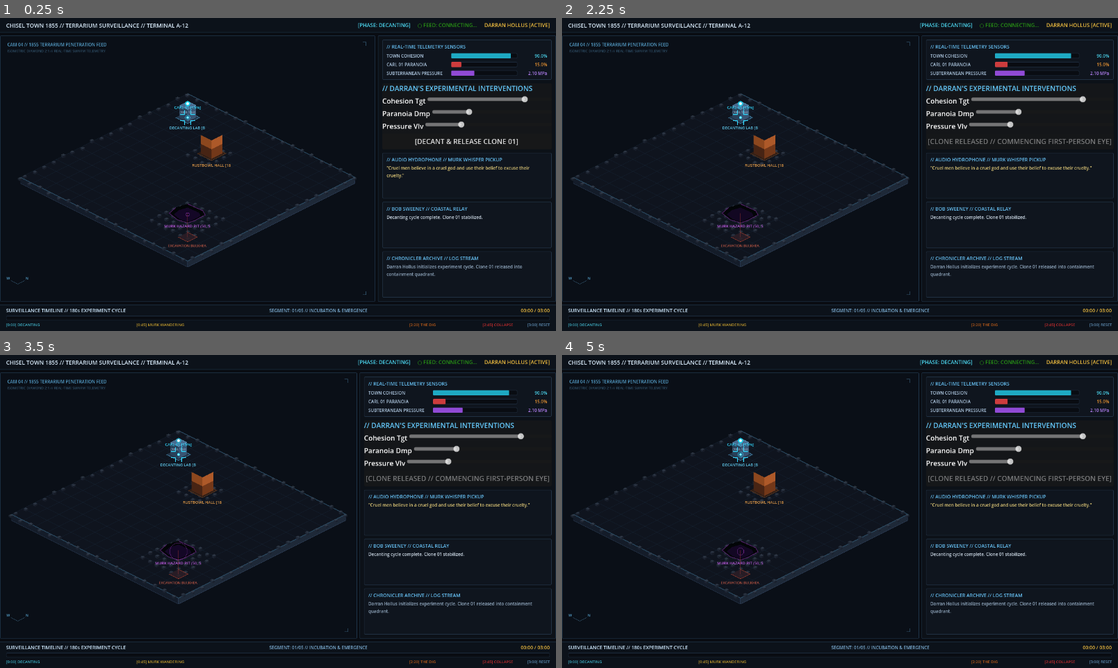
Above: before the commit, frames 1-4 (two rows, left to right).
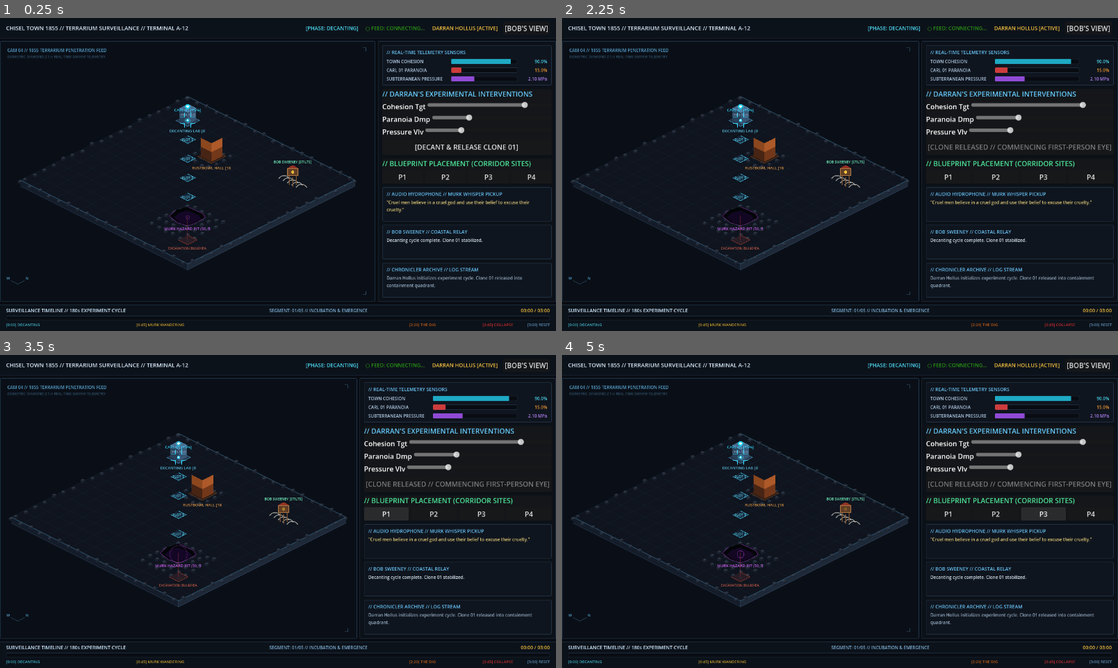
Above: after the commit, the same moments.

Repository: InBrewJ/chisel.town
Game: Godot game, scene res://scenes/Terminal.tscn
The game is run twice, just before and just after one commit, with the same random seed, the same clock (stepped at 60 frames per second) and the same inputs.
Inputs (mouse positions are in pixels of both pictures, inside the frame that each line leads up to):
- Up to frame 1 (0.25 s): no input
- Up to frame 2 (2.25 s): click (1090, 27) at 0.5 s, where only the run after the commit has a clickable "[BOB'S VIEW]"; click (1090, 27) at 1.25 s, where only the run after the commit has a clickable "[TOWN MAP]"; click "[DECANT & RELEASE CLONE 01]" at 2 s
- Up to frame 3 (3.5 s): click (383, 514) at 2.75 s, where only the run after the commit has a clickable "P1"
- Up to frame 4 (5 s): click (995, 514) at 3.5 s, where only the run after the commit has a clickable "P2"; click (1045, 514) at 4.25 s, where only the run after the commit has a clickable "P3"

The runs differ from the first frame. In frame 1, 10% of the frame differs, in the area x 0-100%, y 1-87%; in frame 2, 11%; in frame 3, 11%; in frame 4, 11%.

Commit message:
feat(frontend): add site placement selector and Bob's stilt cabin map marker

Diff:
--- a/frontend/scripts/IsometricViewport.gd
+++ b/frontend/scripts/IsometricViewport.gd
@@ -33,6 +33,16 @@
 
 # Swarm block seeds for terrain deformation
 var _swarm_block_coords: Array[Vector2] = []
+
+# Street Sites and Landmarks
+const SITE_COORDS = [
+	Vector2(18.0, 18.0),
+	Vector2(26.0, 26.0),
+	Vector2(34.0, 34.0),
+	Vector2(42.0, 42.0)
+]
+const BOB_CABIN_COORD = Vector2(58.0, 14.0)
+var placed_buildings: Array = []
 
 func _init() -> void:
 	if ClassDB.class_exists("SwarmLattice"):
@@ -94,10 +104,15 @@
 		elif typeof(raw_pos) == TYPE_VECTOR2:
 			carl_target_pos = raw_pos
 
+	if state.has("town_buildings"):
+		placed_buildings = state["town_buildings"]
+
 	# If in ColdReset or fresh Decanting rollover, reset trail
 	if story_phase == "ColdReset" or (story_phase == "Decanting" and elapsed_seconds < 1.0):
 		_carl_trail.clear()
 		carl_current_pos = carl_target_pos
+
+	queue_redraw()
 
 func _process(delta: float) -> void:
 	_anim_time += delta
@@ -185,6 +200,9 @@
 	_draw_rustbowl_hall(origin)
 	_draw_murk_hazard_pit(origin)
 	_draw_excavation_site(origin)
+	_draw_street_site_plots(origin)
+	_draw_placed_buildings(origin)
+	_draw_bobs_stilt_cabin(origin)
 
 	# 6. Carl 01 Path History & Tracked Agent Reticle
 	_draw_carl_trail(origin)
@@ -539,3 +557,103 @@
 	# Bottom-Right
 	draw_line(Vector2(size.x - 20, size.y - 15), Vector2(size.x - 20 - ch_len, size.y - 15), hud_dim, 1.0)
 	draw_line(Vector2(size.x - 20, size.y - 15), Vector2(size.x - 20, size.y - 15 - ch_len), hud_dim, 1.0)
+
+func _draw_street_site_plots(origin: Vector2) -> void:
+	var font = ThemeDB.fallback_font
+	for i in range(SITE_COORDS.size()):
+		var coord = SITE_COORDS[i]
+		var screen_pos = origin + world_to_iso(coord.x, coord.y)
+		var w = tile_width * 1.6
+		var h = tile_height * 1.6
+		var diamond: PackedVector2Array = [
+			screen_pos + Vector2(0, -h),
+			screen_pos + Vector2(w, 0),
+			screen_pos + Vector2(0, h),
+			screen_pos + Vector2(-w, 0)
+		]
+		draw_colored_polygon(diamond, Color(0.12, 0.28, 0.42, 0.35))
+		draw_polyline(diamond, Color(0.3, 0.85, 1.0, 0.7), 1.2)
+		draw_string(font, screen_pos + Vector2(-24, 4), "PLOT %d" % (i + 1), HORIZONTAL_ALIGNMENT_CENTER, 48, 8, Color(0.4, 0.9, 1.0, 0.85))
+
+func _draw_placed_buildings(origin: Vector2) -> void:
+	var font = ThemeDB.fallback_font
+	for b in placed_buildings:
+		var s_id: int = int(b.get("site_id", 0))
+		if s_id < 0 or s_id >= SITE_COORDS.size():
+			continue
+		var coord = SITE_COORDS[s_id]
+		var screen_pos = origin + world_to_iso(coord.x, coord.y)
+		var tier: int = int(b.get("tier", 1))
+		var b_type: String = str(b.get("building_type", "Structure"))
+
+		var bw = tile_width * 1.4
+		var bh = tile_height * 1.4
+		var total_h = float(tier) * 14.0
+
+		for t in range(tier):
+			var base_y = -float(t) * 14.0
+			var p_base = screen_pos + Vector2(0, base_y)
+			var p_top = screen_pos + Vector2(0, base_y - 12.0)
+
+			var wall_col = Color(0.75, 0.28, 0.22, 0.95) if ("Hospital" in b_type or "School" in b_type or "Luthier" in b_type or "Store" in b_type) else Color(0.38, 0.42, 0.48, 0.95)
+
+			var left_wall: PackedVector2Array = [
+				p_base + Vector2(-bw, 0), p_base + Vector2(0, bh),
+				p_top + Vector2(0, bh), p_top + Vector2(-bw, 0)
+			]
+			draw_colored_polygon(left_wall, wall_col * 0.75)
+
+			var right_wall: PackedVector2Array = [
+				p_base + Vector2(0, bh), p_base + Vector2(bw, 0),
+				p_top + Vector2(bw, 0), p_top + Vector2(0, bh)
+			]
+			draw_colored_polygon(right_wall, wall_col * 0.9)
+
+			var roof: PackedVector2Array = [
+				p_top + Vector2(0, -bh), p_top + Vector2(bw, 0),
+				p_top + Vector2(0, bh), p_top + Vector2(-bw, 0)
+			]
+			draw_colored_polygon(roof, wall_col)
+			draw_polyline(roof, Color(0.95, 0.85, 0.35, 0.9) if t == tier - 1 else Color(0.2, 0.2, 0.2, 0.8), 1.0)
+
+		var label_y = -total_h - 4.0
+		var short_name = b_type.split(" ")[0]
+		draw_string(font, screen_pos + Vector2(-36, label_y), "[T%d] %s" % [tier, short_name], HORIZONTAL_ALIGNMENT_CENTER, 72, 8, Color(0.95, 0.85, 0.35, 0.95))
+
+func _draw_bobs_stilt_cabin(origin: Vector2) -> void:
+	var font = ThemeDB.fallback_font
+	var screen_pos = origin + world_to_iso(BOB_CABIN_COORD.x, BOB_CABIN_COORD.y)
+
+	# Beached whale ribs (ivory bone arches)
+	var bone_col = Color(0.88, 0.88, 0.82, 0.65)
+	for i in range(-2, 3):
+		var offset = Vector2(i * 10, i * 5)
+		draw_arc(screen_pos + offset + Vector2(0, 8), 14.0, PI * 1.15, PI * 1.85, 12, bone_col, 2.0)
+
+	# Wooden stilts
+	var stilt_col = Color(0.48, 0.32, 0.20, 1.0)
+	var cabin_h = 22.0
+	draw_line(screen_pos + Vector2(-8, 6), screen_pos + Vector2(-8, -cabin_h + 6), stilt_col, 2.0)
+	draw_line(screen_pos + Vector2(8, 6), screen_pos + Vector2(8, -cabin_h + 6), stilt_col, 2.0)
+	draw_line(screen_pos + Vector2(0, 10), screen_pos + Vector2(0, -cabin_h + 10), stilt_col, 2.0)
+
+	# Cabin structure on stilts
+	var c_origin = screen_pos + Vector2(0, -cabin_h)
+	var cabin_body = Rect2(c_origin + Vector2(-12, -10), Vector2(24, 16))
+	draw_rect(cabin_body, Color(0.38, 0.24, 0.14, 1.0))
+	draw_rect(cabin_body, Color(0.68, 0.48, 0.28, 1.0), false, 1.2)
+
+	# Roof
+	var roof_pts: PackedVector2Array = [
+		c_origin + Vector2(-15, -10),
+		c_origin + Vector2(0, -18),
+		c_origin + Vector2(15, -10)
+	]
+	draw_colored_polygon(roof_pts, Color(0.58, 0.20, 0.14, 1.0))
+
+	# Glowing window
+	var window_pulse = 0.6 + 0.4 * sin(_anim_time * 3.5)
+	draw_circle(c_origin + Vector2(0, -2), 3.5, Color(0.95, 0.78, 0.25, window_pulse))
+
+	# Label
+	draw_string(font, c_origin + Vector2(-48, -22), "BOB SWEENEY [STILTS]", HORIZONTAL_ALIGNMENT_CENTER, 96, 8, Color(0.45, 0.95, 0.75, 0.95))
--- a/frontend/scripts/TerminalUI.gd
+++ b/frontend/scripts/TerminalUI.gd
@@ -35,6 +35,10 @@
 var paranoia_slider: HSlider = null
 var pressure_slider: HSlider = null
 var morphology_box: PanelContainer = null
+var site_buttons_box: PanelContainer = null
+var bob_view_btn: Button = null
+var bob_view_active: bool = false
+var selected_blueprint: String = "Iron Barricade"
 
 var _anim_time: float = 0.0
 var _is_connected: bool = false
@@ -88,8 +92,23 @@
 		"select_morphology":
 			var m_type: String = parts[1] if parts.size() > 1 else "Bastion Wall"
 			_inject_morphology(m_type)
+		"place_building":
+			var site_id: int = int(parts[1]) if parts.size() > 1 else 0
+			var b_type: String = parts[2] if parts.size() > 2 else selected_blueprint
+			_place_building(site_id, b_type)
+		"toggle_bob_view":
+			_toggle_bob_view()
 
 func _setup_interactive_components() -> void:
+	# 0. Bob's View Header Toggle Button
+	var header_hbox = $MainLayout/HeaderBar/HeaderHBox
+	if header_hbox:
+		bob_view_btn = Button.new()
+		bob_view_btn.text = "[BOB'S VIEW]"
+		bob_view_btn.custom_minimum_size = Vector2(100, 26)
+		bob_view_btn.pressed.connect(_toggle_bob_view)
+		header_hbox.add_child(bob_view_btn)
+
 	# 1. Carl's First-Person Viewport
 	carl_view = CarlFirstPersonView.new()
 	carl_view.size_flags_horizontal = Control.SIZE_EXPAND_FILL
@@ -171,6 +190,29 @@
 		sidebar_vbox.add_child(darran_controls_box)
 		sidebar_vbox.move_child(darran_controls_box, 1)
 
+		# 2b. Corridor Site Placement Panel
+		site_buttons_box = PanelContainer.new()
+		var svb = VBoxContainer.new()
+		svb.add_theme_constant_override("separation", 4)
+		var s_hdr = Label.new()
+		s_hdr.text = "// BLUEPRINT PLACEMENT (CORRIDOR SITES)"
+		s_hdr.modulate = Color(0.3, 0.9, 0.6, 1.0)
+		svb.add_child(s_hdr)
+
+		var s_row = HBoxContainer.new()
+		s_row.add_theme_constant_override("separation", 6)
+		for i in range(4):
+			var btn = Button.new()
+			btn.size_flags_horizontal = Control.SIZE_EXPAND_FILL
+			btn.text = "P%d" % (i + 1)
+			var s_idx = i
+			btn.pressed.connect(func(): _place_selected_building(s_idx))
+			s_row.add_child(btn)
+		svb.add_child(s_row)
+		site_buttons_box.add_child(svb)
+		sidebar_vbox.add_child(site_buttons_box)
+		sidebar_vbox.move_child(site_buttons_box, 2)
+
 		# 3. Morphology Injection Panel (Initially Hidden)
 		morphology_box = PanelContainer.new()
 		var mvb = VBoxContainer.new()
@@ -225,6 +267,23 @@
 			"paranoia": paranoia_slider.value,
 			"pressure": pressure_slider.value
 		})
+
+func _place_selected_building(site_id: int) -> void:
+	_place_building(site_id, selected_blueprint)
+
+func _place_building(site_id: int, b_type: String) -> void:
+	if network_client:
+		network_client.send_action("place_building", {
+			"site_id": site_id,
+			"building_type": b_type
+		})
+
+func _toggle_bob_view() -> void:
+	bob_view_active = !bob_view_active
+	if bob_view_btn:
+		bob_view_btn.text = "[TOWN MAP]" if bob_view_active else "[BOB'S VIEW]"
+	if viewport:
+		viewport.visible = !bob_view_active
 
 func _on_carl_action_requested(action_type: String, data: Dictionary) -> void:
 	if network_client:
@@ -310,13 +369,26 @@
 			darran_controls_box.visible = false
 		if morphology_box:
 			morphology_box.visible = false
+		if site_buttons_box:
+			site_buttons_box.visible = false
+		if bob_view_btn:
+			bob_view_btn.visible = false
 	else:
 		# Decanting or ColdReset
+		if bob_view_btn:
+			bob_view_btn.visible = true
 		if viewport:
-			viewport.visible = true
+			viewport.visible = !bob_view_active
 			viewport.update_world_state(state)
 		if carl_view:
 			carl_view.visible = false
+		if site_buttons_box:
+			site_buttons_box.visible = true
+
+		if state.has("available_morphologies"):
+			var avail: Array = state["available_morphologies"]
+			if avail.size() > 0:
+				selected_blueprint = str(avail[0])
 		if clone_num > 1:
 			if operator_badge:
 				operator_badge.text = "DARRAN HOLLUS [CYCLE %02d: PLANNING]" % clone_num
Not shown, changed: docker/web_export/index.pck
